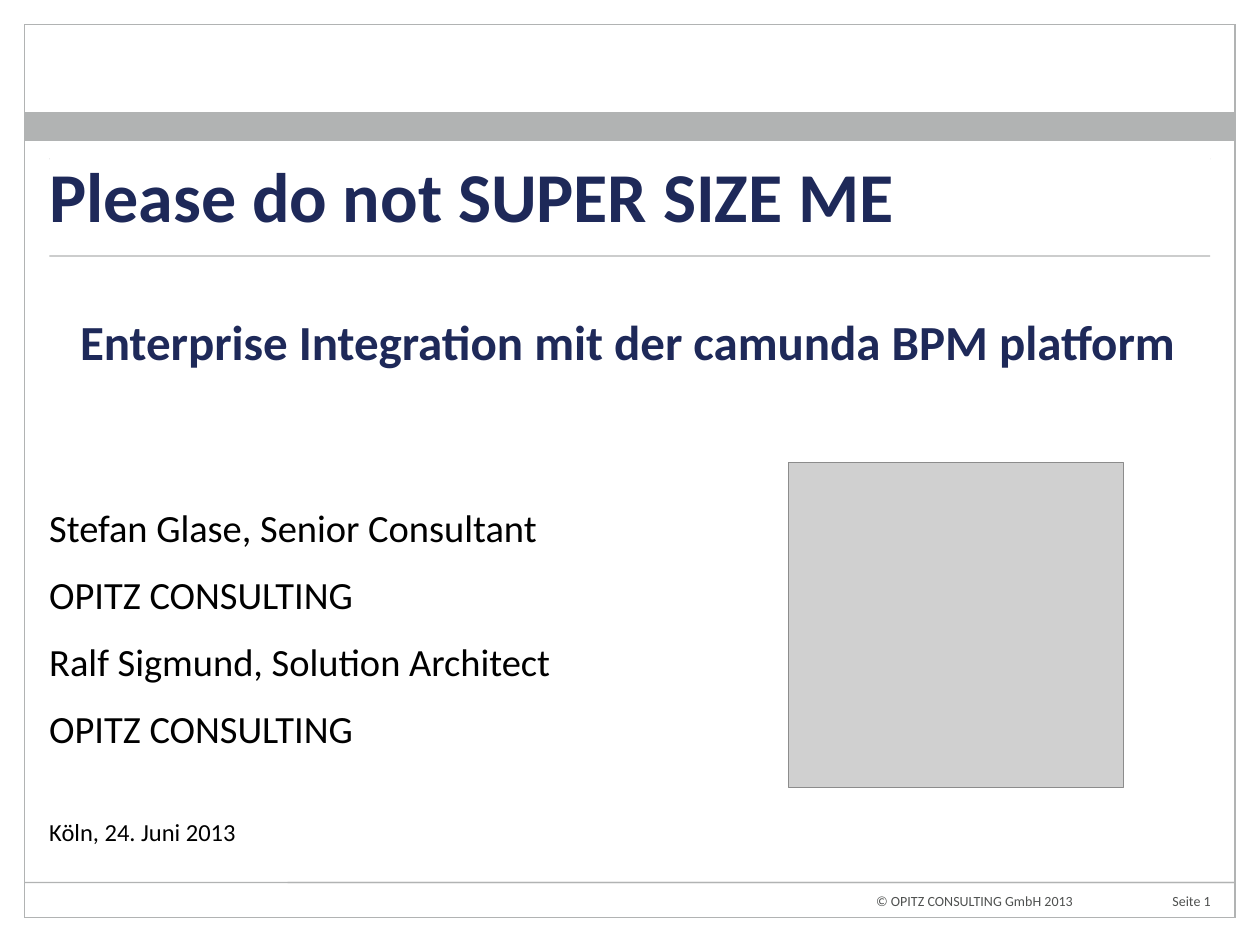
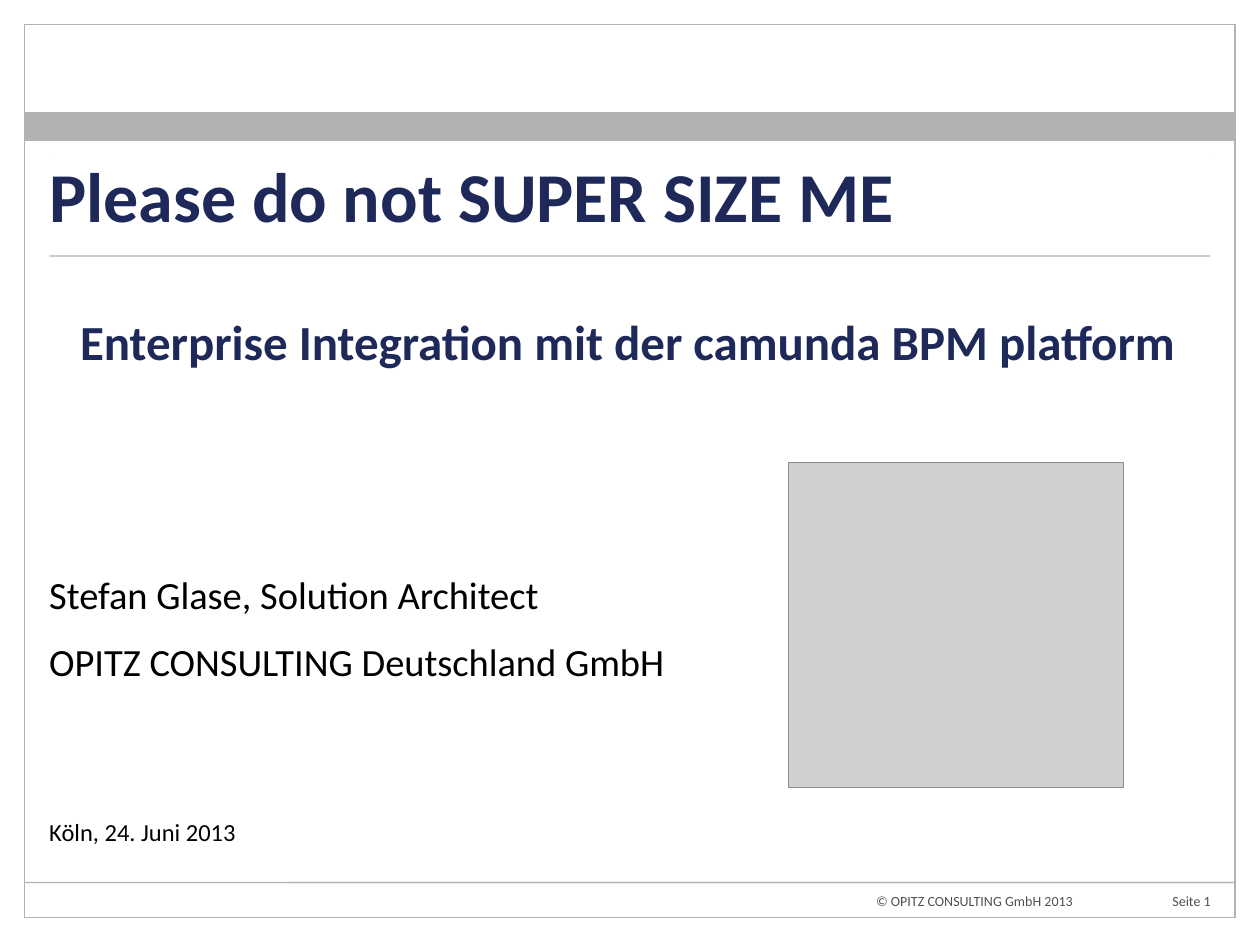
Before and after one commit to codescape/presentations, a slide deck: slide 1 of enterprise-integration-mit-der-camunda-bpm-platform/oc-camunda-bpm-freenet-roadshow-2013.pptx. Drawn at 1260x945 pixels with LibreOffice and Linux fonts; fonts in the diff are those of the drawing; grey boxes stand for pictures; background and template pictures are left out. Boxes give left, top, right and bottom in pixels: in the first picture for what was removed or moved away, otherwise in the second. Text is boxed around its words. In the diff, an @@ line names an element or a change of style, - is before the commit and + after.

Commit message:
update authors

```diff
--- a/enterprise-integration-mit-der-camunda-bpm-platform/oc-camunda-bpm-freenet-roadshow-2013.pptx
+++ b/enterprise-integration-mit-der-camunda-bpm-platform/oc-camunda-bpm-freenet-roadshow-2013.pptx
@@ text at <box>49,582,664,677</box>: text changed @@
-Stefan Glase, Senior Consultant
-OPITZ CONSULTING
-Ralf Sigmund, Solution Architect
-OPITZ CONSULTING
+Stefan Glase, Solution Architect
+OPITZ CONSULTING Deutschland GmbH
```
